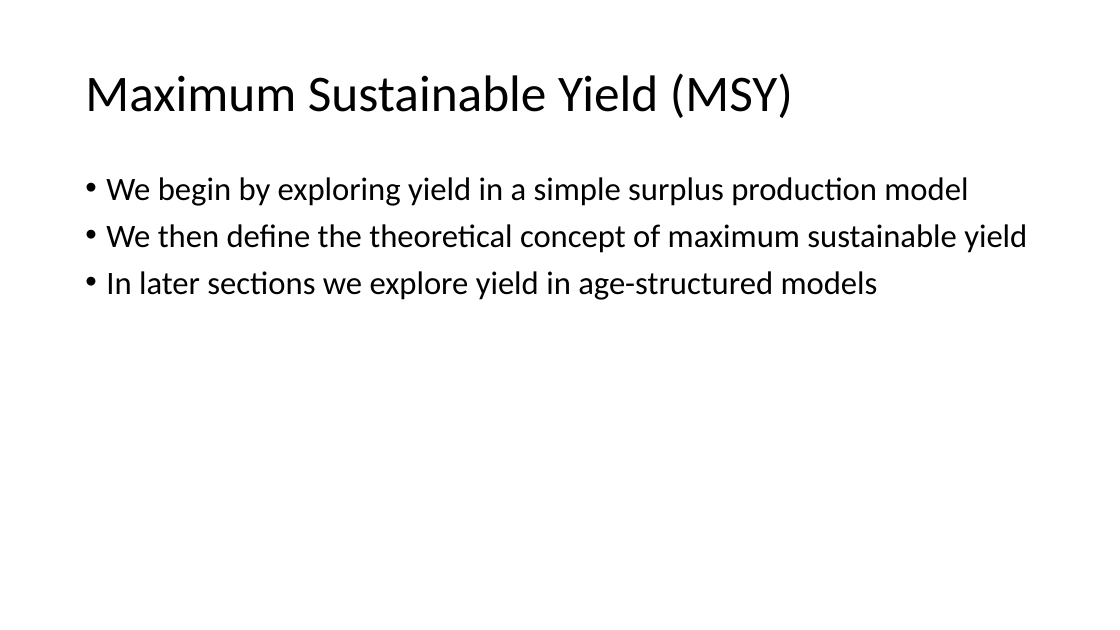
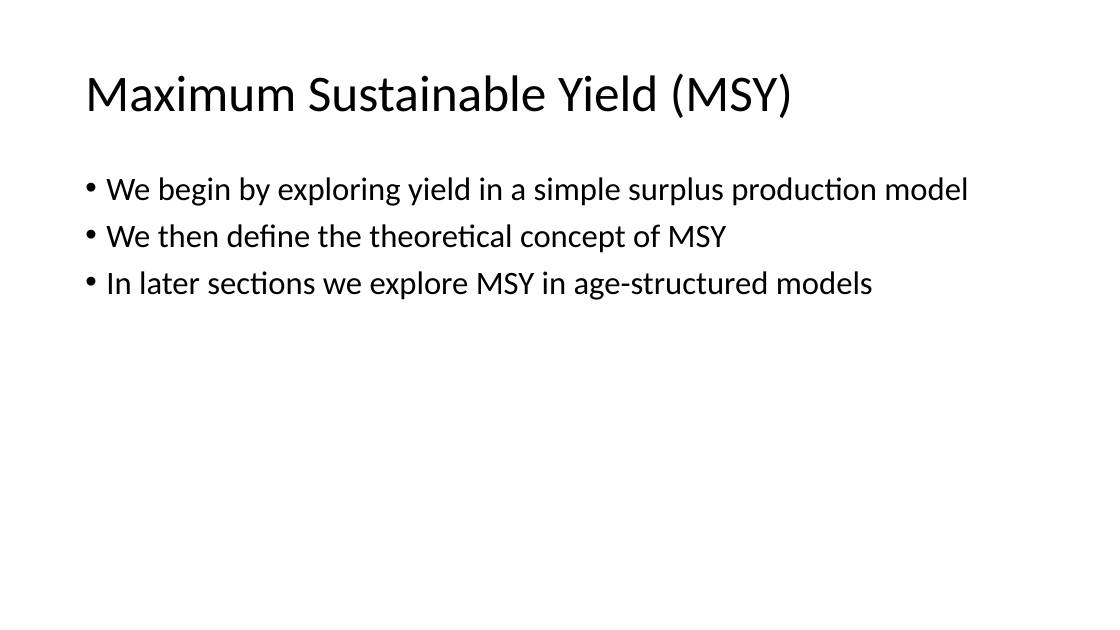
Before and after one commit to TESA-workshops/Ref-Pt-101, a slide deck: slide 26 of RefPt101_221110tb.pptx. Drawn at 1120x630 pixels with LibreOffice and Linux fonts; fonts in the diff are those of the drawing. Boxes give left, top, right and bottom in pixels: in the first picture for what was removed or moved away, otherwise in the second. Text is boxed around its words. In the diff, an @@ line names an element or a change of style, - is before the commit and + after.

```diff
--- a/RefPt101_221110tb.pptx
+++ b/RefPt101_221110tb.pptx
@@ text at (x1=106, y1=224, x2=873, y2=300): text changed @@
-• We then define the theoretical concept of maximum sustainable yield
-• In later sections we explore yield in age-structured models
+• We then define the theoretical concept of MSY
+• In later sections we explore MSY in age-structured models
```
Also in this commit, not shown: 14 other slides changed.
